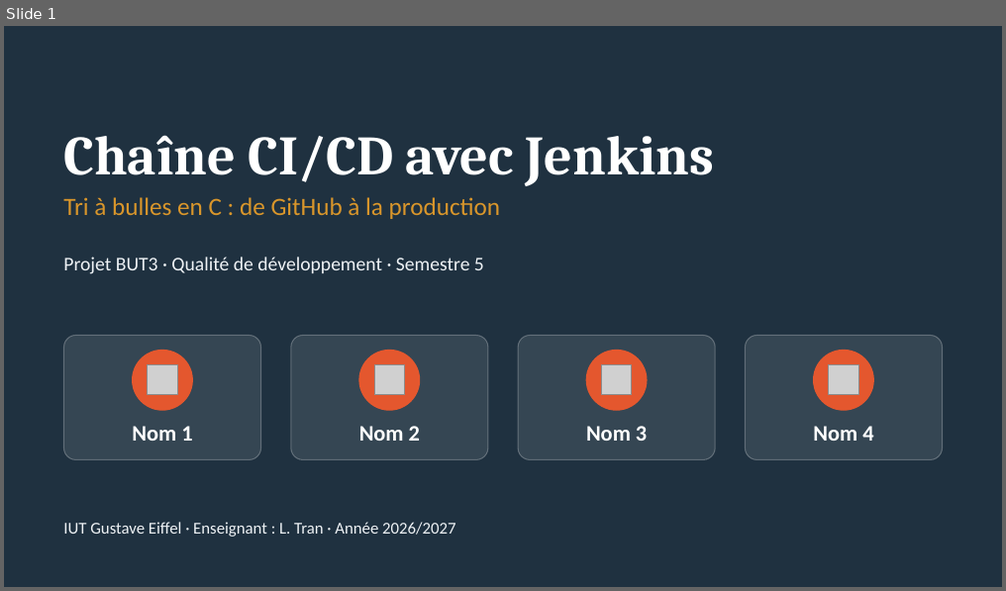
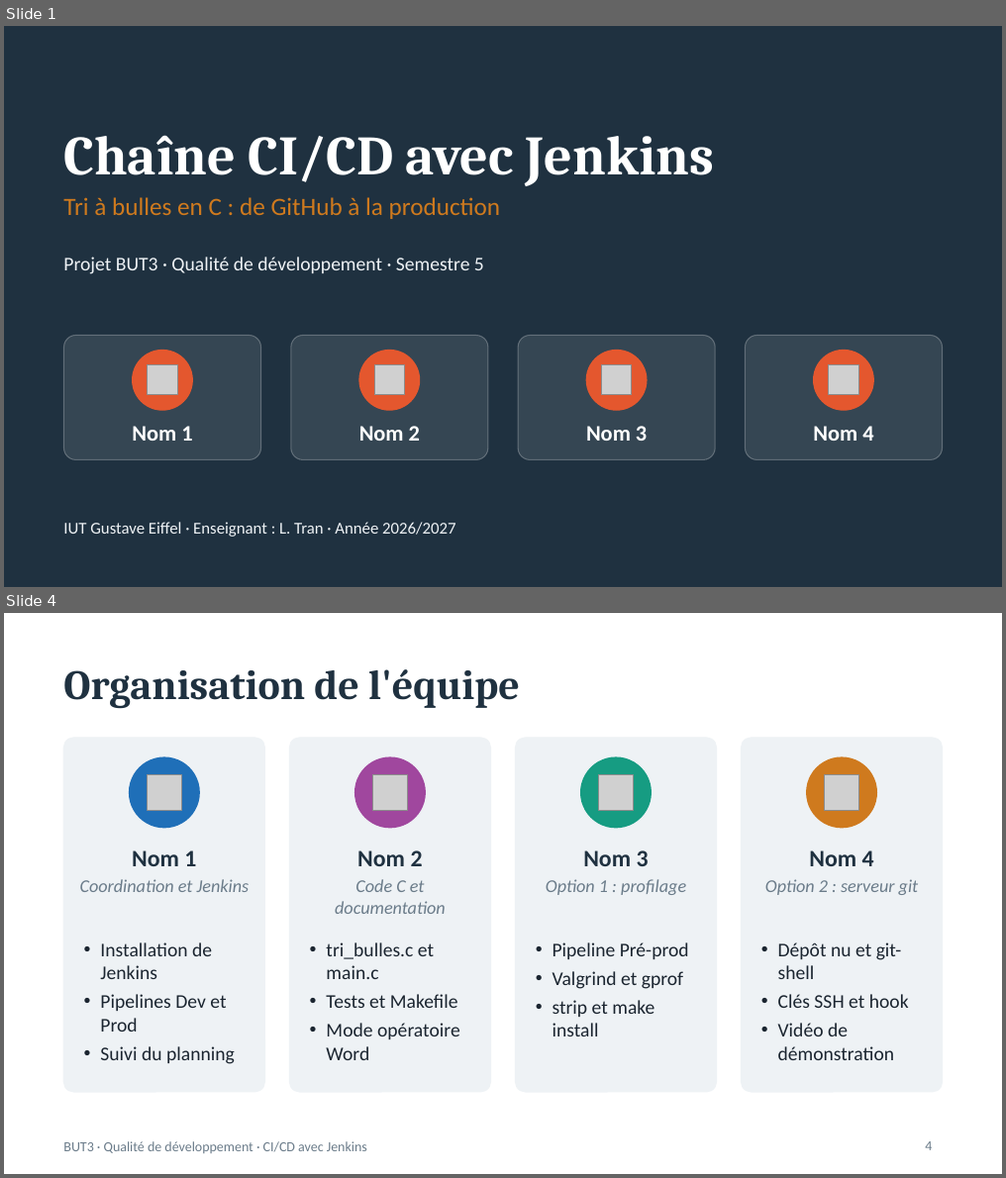
Before and after one commit to humariu506/test_jenkins, a slide deck: docs/Presentation_CICD_Jenkins.pptx. Shown one above the other, each under a label of ours: slide 1 before the commit, slides 1 and 4 after it; the slides between them are not shown. The pictures are 1006x591 and 1006x1178 pixels, drawn with LibreOffice and Linux fonts; fonts in the diff are those of the drawing; grey boxes stand for pictures. Boxes give left, top, right and bottom in pixels: in the first picture for what was removed or moved away, otherwise in the second. Text is boxed around its words. In the diff, an @@ line names an element or a change of style, - is before the commit and + after.

Commit message:
Expand presentation: team, Gantt, pipeline and option 2 diagrams, profiling results

```diff
--- a/docs/Presentation_CICD_Jenkins.pptx
+++ b/docs/Presentation_CICD_Jenkins.pptx
@@ slide 4 added at (4,613,1002,1174), background #FFFFFF @@
@@ title added at (63,669,520,709), 30 pt, text #1F3140, bold @@
+Organisation de l'équipe
@@ rounded rectangle added at (63,738,264,1092), fill #EEF2F5, outline #EEF2F5 1 pt @@
@@ ellipse added at (130,758,200,828), fill #1F6FB8, outline #1F6FB8 1 pt @@
@@ rounded rectangle added at (289,738,490,1092), fill #EEF2F5, outline #EEF2F5 1 pt @@
@@ ellipse added at (355,758,425,828), fill #A0479E, outline #A0479E 1 pt @@
@@ rounded rectangle added at (515,738,716,1092), fill #EEF2F5, outline #EEF2F5 1 pt @@
@@ ellipse added at (581,758,650,828), fill #169C82, outline #169C82 1 pt @@
@@ rounded rectangle added at (742,738,943,1092), fill #EEF2F5, outline #EEF2F5 1 pt @@
@@ ellipse added at (806,758,876,828), fill #CF7A1E, outline #CF7A1E 1 pt @@
@@ picture added at (147,774,181,810) @@
@@ picture added at (372,774,407,810) @@
@@ picture added at (599,774,634,810) @@
@@ picture added at (825,774,859,810) @@
@@ text added at (80,879,250,892), 13 pt, text #6B7C8A, italic @@
+Coordination et Jenkins
@@ text added at (132,851,196,866), 17 pt, text #1F3140, bold @@
+Nom 1
@@ text added at (335,879,446,914), 13 pt, text #6B7C8A, italic @@
+Code C et documentation
@@ text added at (357,851,423,866), 17 pt, text #1F3140, bold @@
+Nom 2
@@ text added at (546,879,686,895), 13 pt, text #6B7C8A, italic @@
+Option 1 : profilage
@@ text added at (583,851,648,866), 17 pt, text #1F3140, bold @@
+Nom 3
@@ text added at (765,879,919,895), 13 pt, text #6B7C8A, italic @@
+Option 2 : serveur git
@@ text added at (809,851,874,866), 17 pt, text #1F3140, bold @@
+Nom 4
@@ text added at (100,943,235,1064), 14 pt, text #1B2530 @@
+• Installation de Jenkins
+• Pipelines Dev et Prod
+• Suivi du planning
@@ text added at (326,943,460,1060), 14 pt, text #1B2530 @@
+• tri_bulles.c et main.c
+• Tests et Makefile
+• Mode opératoire Word
@@ text added at (552,943,689,1037), 14 pt, text #1B2530 @@
+• Pipeline Pré-prod
+• Valgrind et gprof
+• strip et make install
@@ text added at (778,943,909,1060), 14 pt, text #1B2530 @@
+• Dépôt nu et git-shell
+• Clés SSH et hook
+• Vidéo de démonstration
@@ text added at (63,1142,367,1154), 10 pt, text #6B7C8A @@
+BUT3 · Qualité de développement · CI/CD avec Jenkins
@@ page number added at (925,1142,932,1151), 10 pt, text #6B7C8A @@
+4
@@ slide 1 changed as well @@
@@ text "Tri à bulles en C ..." at (63,197,500,219): text colour #D9962B to #CF7A1E @@
```
Also in this commit, not shown: 4 other slides changed, 12 other slides added.
